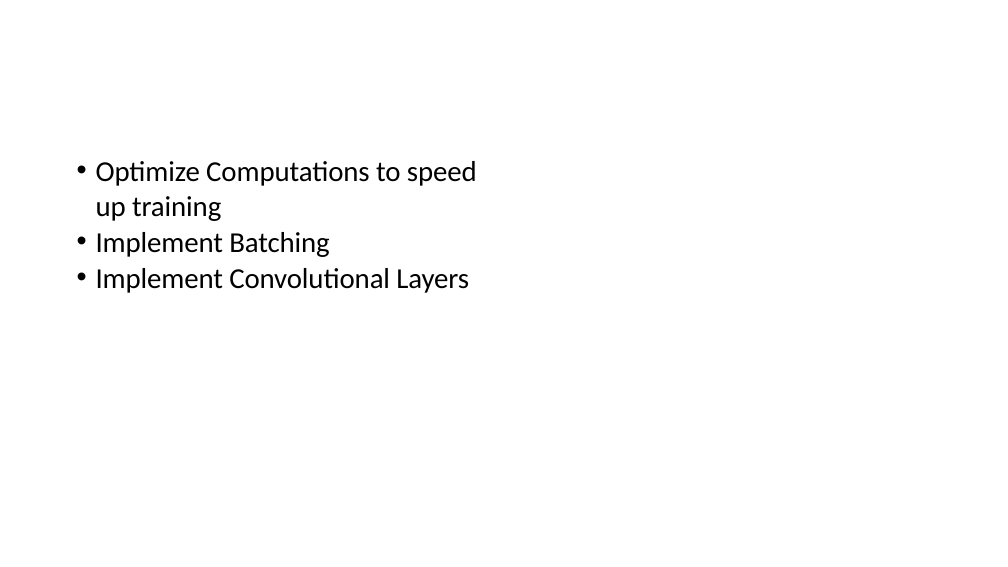
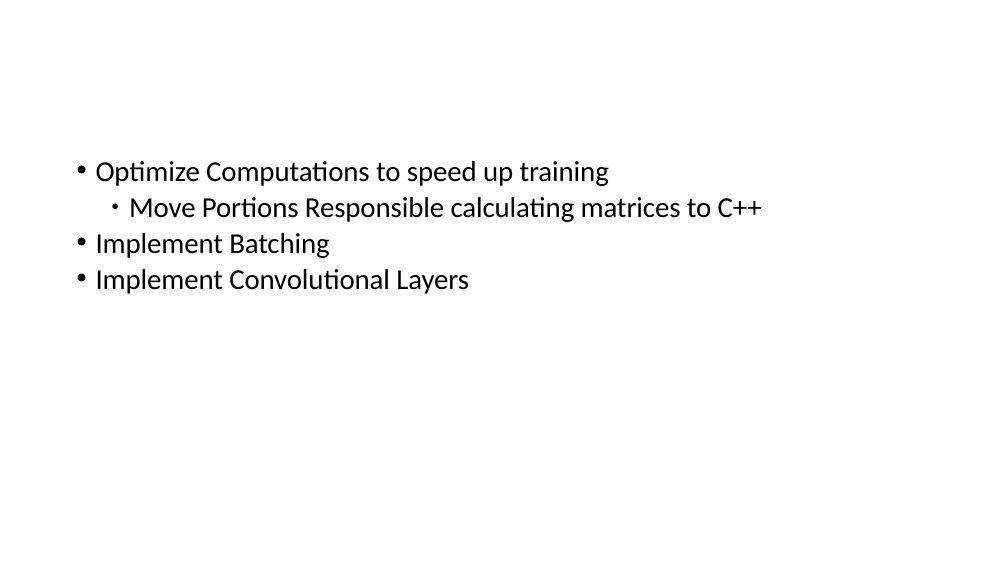
Before and after one commit to zpearson36/cs898, a slide deck: slide 18 of project/presentation.pptx (slide 17 before the commit). Drawn at 1008x567 pixels with LibreOffice and Linux fonts; fonts in the diff are those of the drawing; background and template pictures are left out. Boxes give left, top, right and bottom in pixels: in the first picture for what was removed or moved away, otherwise in the second. Text is boxed around its words. In the diff, an @@ line names an element or a change of style, - is before the commit and + after.

```diff
--- a/project/presentation.pptx
+++ b/project/presentation.pptx
@@ text at bbox=[129, 197, 762, 222]: paragraph added @@
+    ● Move Portions Responsible calculating matrices to C++
```
Also in this commit, not shown: 2 other slides changed, 4 slides added, 2 slides removed.
